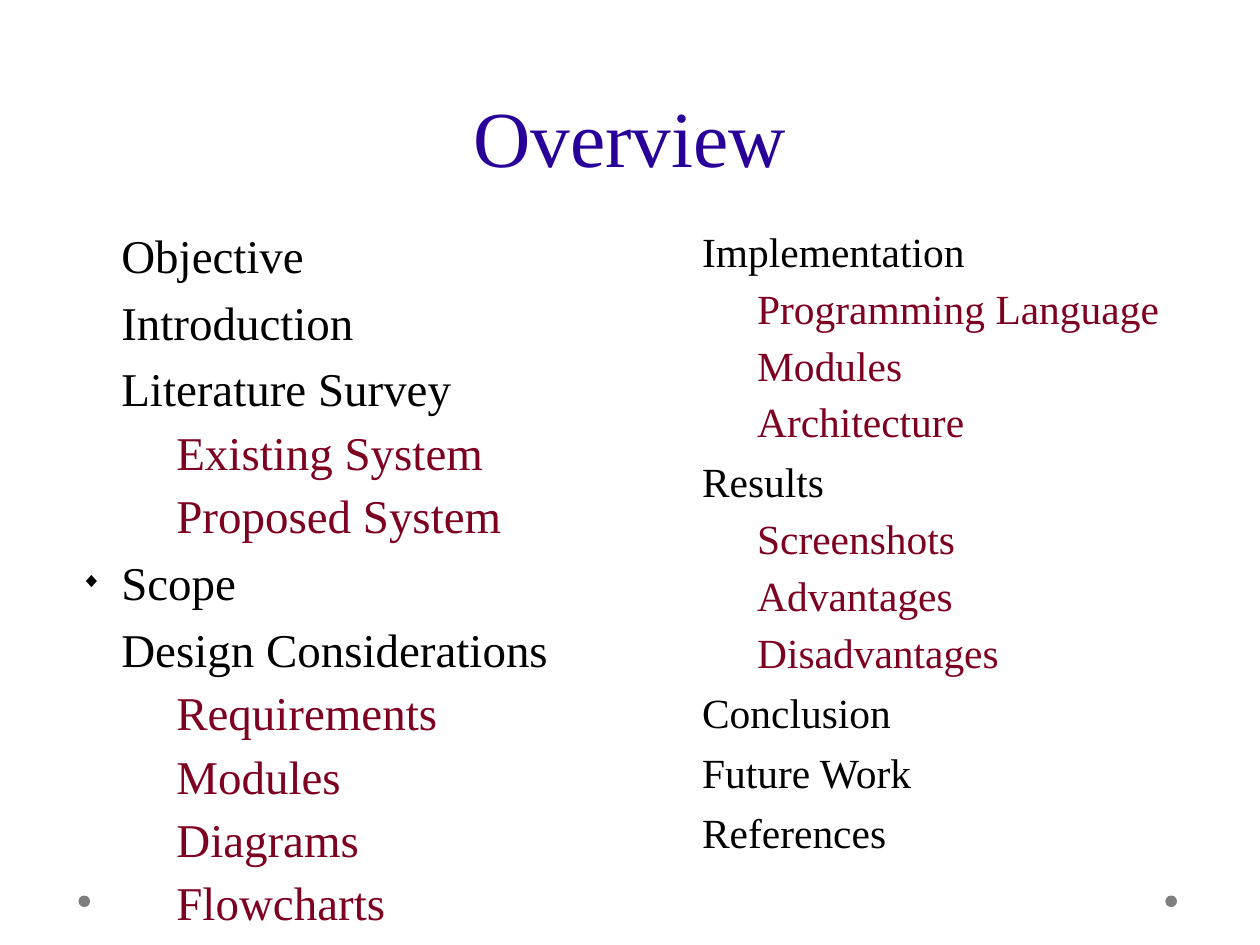
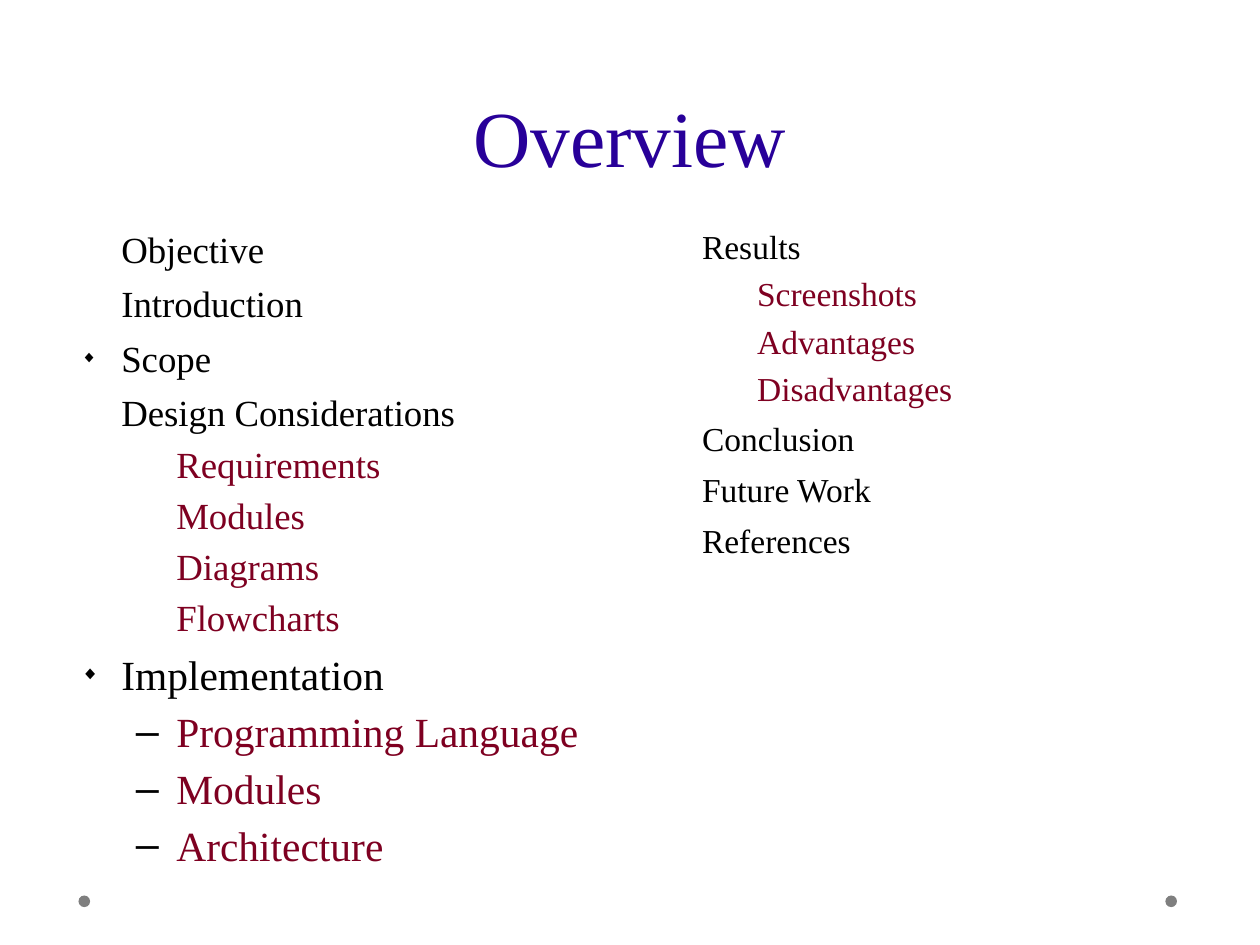
Before and after one commit to mahidharc/drdo.ids, a slide deck: slide 2 of presentation.odp. Drawn at 1260x945 pixels with LibreOffice and Linux fonts; fonts in the diff are those of the drawing; background and template pictures are left out. Boxes give left, top, right and bottom in pixels: in the first picture for what was removed or moved away, otherwise in the second. Text is boxed around its words. In the diff, an @@ line names an element or a change of style, - is before the commit and + after.

Commit message:
Presentation updated

```diff
--- a/presentation.odp
+++ b/presentation.odp
@@ text at <box>121,237,455,632</box>: size 29.6 to 23.2 pt in "Objective", "Introduction", "Scope", "Design Considerations" and 4 more places @@
@@ text "Results" at <box>702,235,952,554</box>: size 26.1 to 21.1 pt @@
@@ text at <box>702,238,1159,438</box>: paragraphs removed @@
-◆ Implementation
-  ➢ Programming Language
-  ➢ Modules
-  ➢ Architecture
@@ text at <box>121,375,501,543</box>: paragraphs removed @@
-◆ Literature Survey
-  ➢ Existing System
-  ➢ Proposed System
@@ text at <box>121,661,578,862</box>: paragraphs added @@
+◆ Implementation
+  – Programming Language
+  – Modules
+  – Architecture
```
Also in this commit, not shown: 1 other slide changed, 2 slides added, 10 slides removed.
